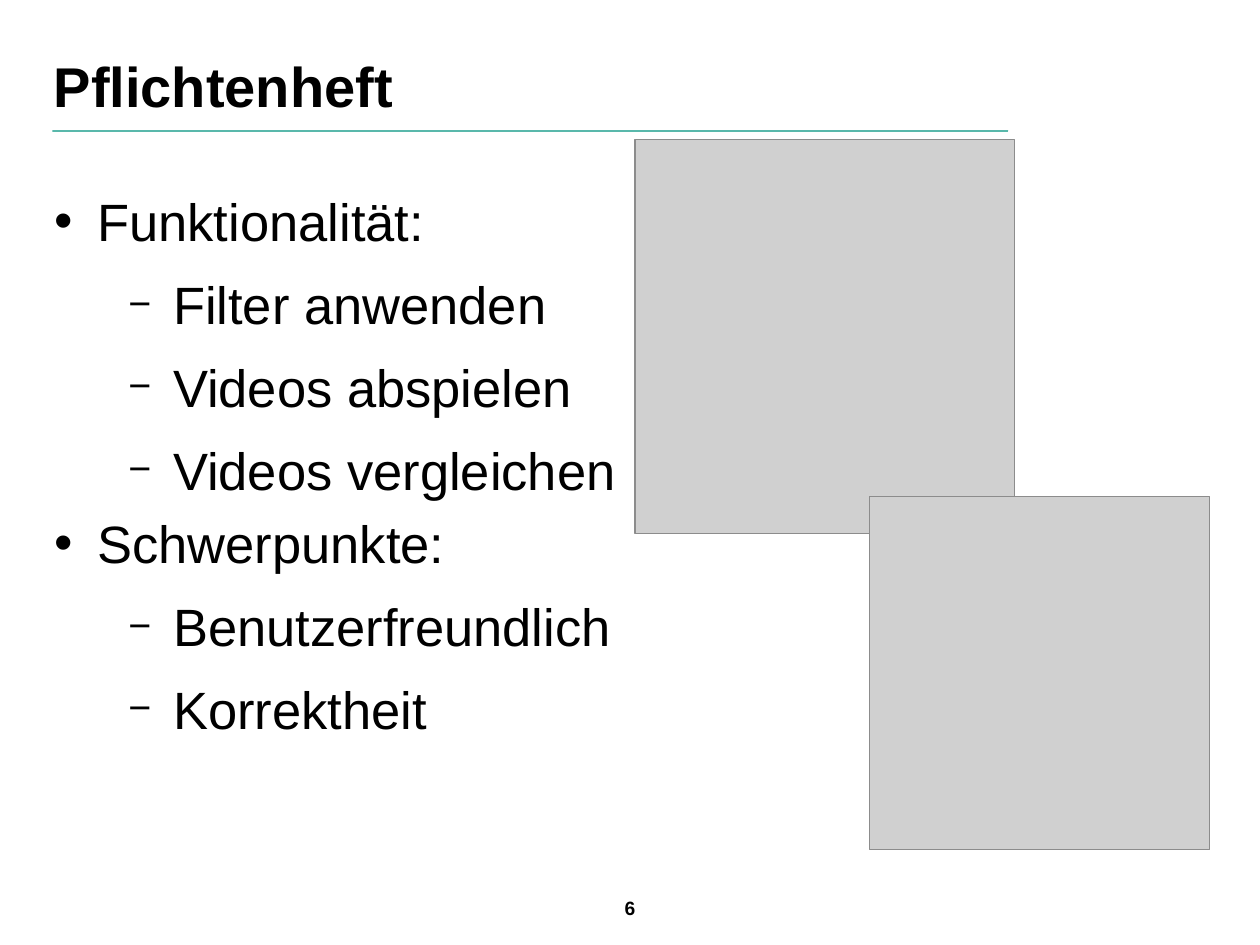
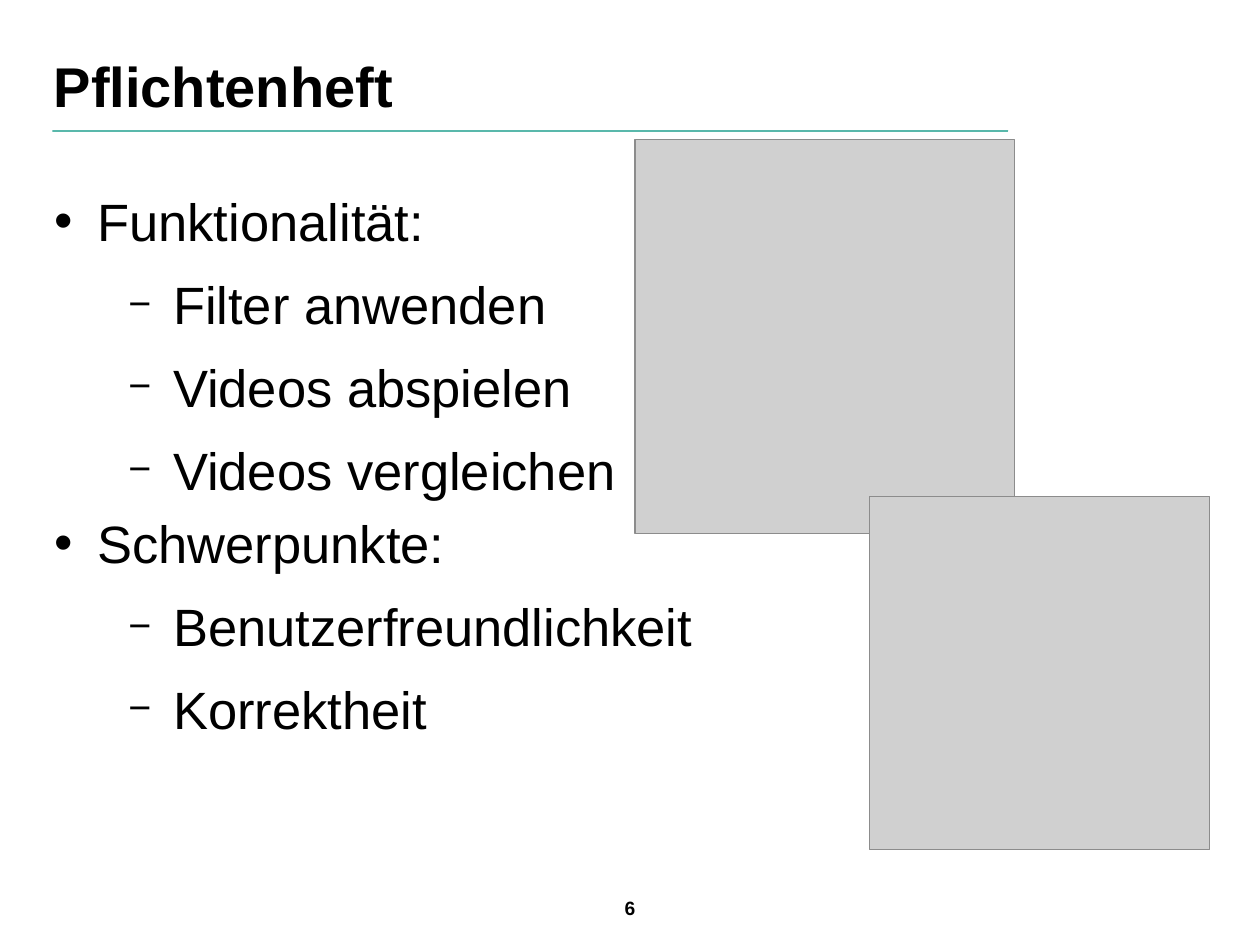
Before and after one commit to SuppenGeist/pse-ws1516-videoencoder-ta, a slide deck: slide 6 of Präsentation/Präsentation.odp. Drawn at 1260x945 pixels with LibreOffice and Linux fonts; fonts in the diff are those of the drawing; grey boxes stand for pictures; background and template pictures are left out. Boxes give left, top, right and bottom in pixels: in the first picture for what was removed or moved away, otherwise in the second. Text is boxed around its words. In the diff, an @@ line names an element or a change of style, - is before the commit and + after.

Commit message:
Correct spelling mistake

```diff
--- a/Präsentation/Präsentation.odp
+++ b/Präsentation/Präsentation.odp
@@ text at (173, 608, 692, 647): text changed @@
-  − Benutzerfreundlich
+  − Benutzerfreundlichkeit
```
Also in this commit, not shown: 2 other slides changed.
